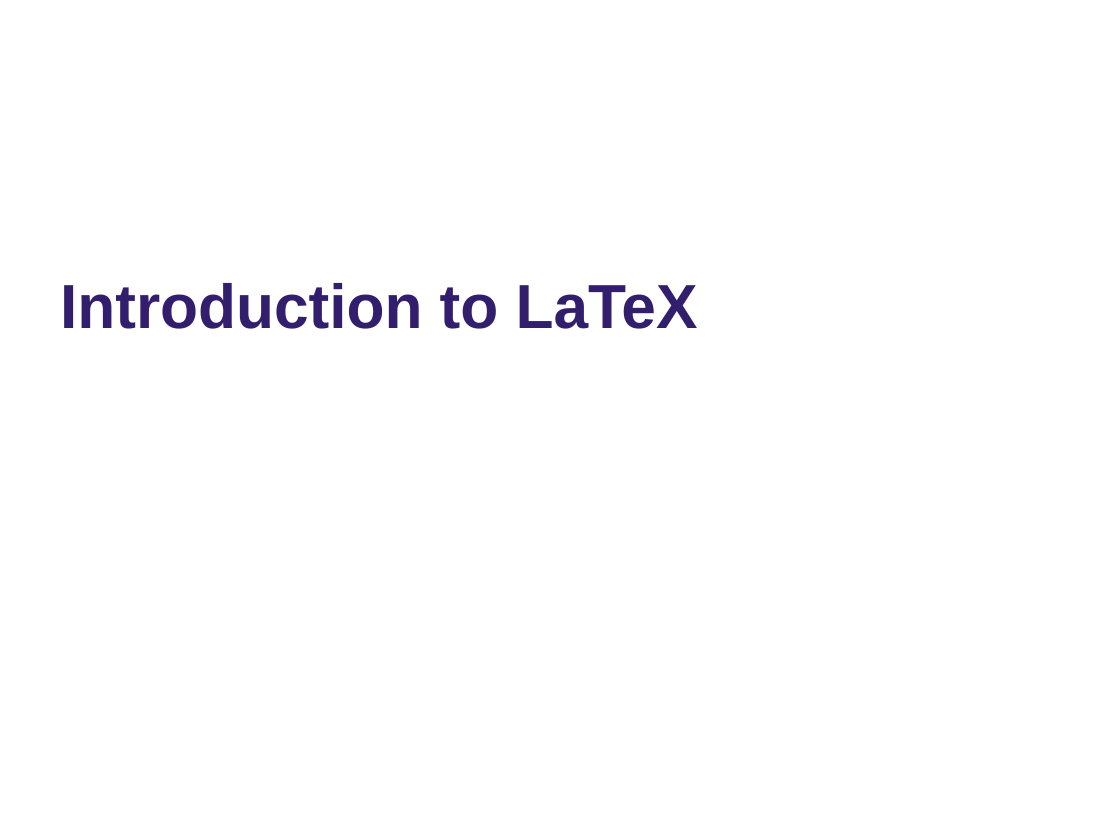
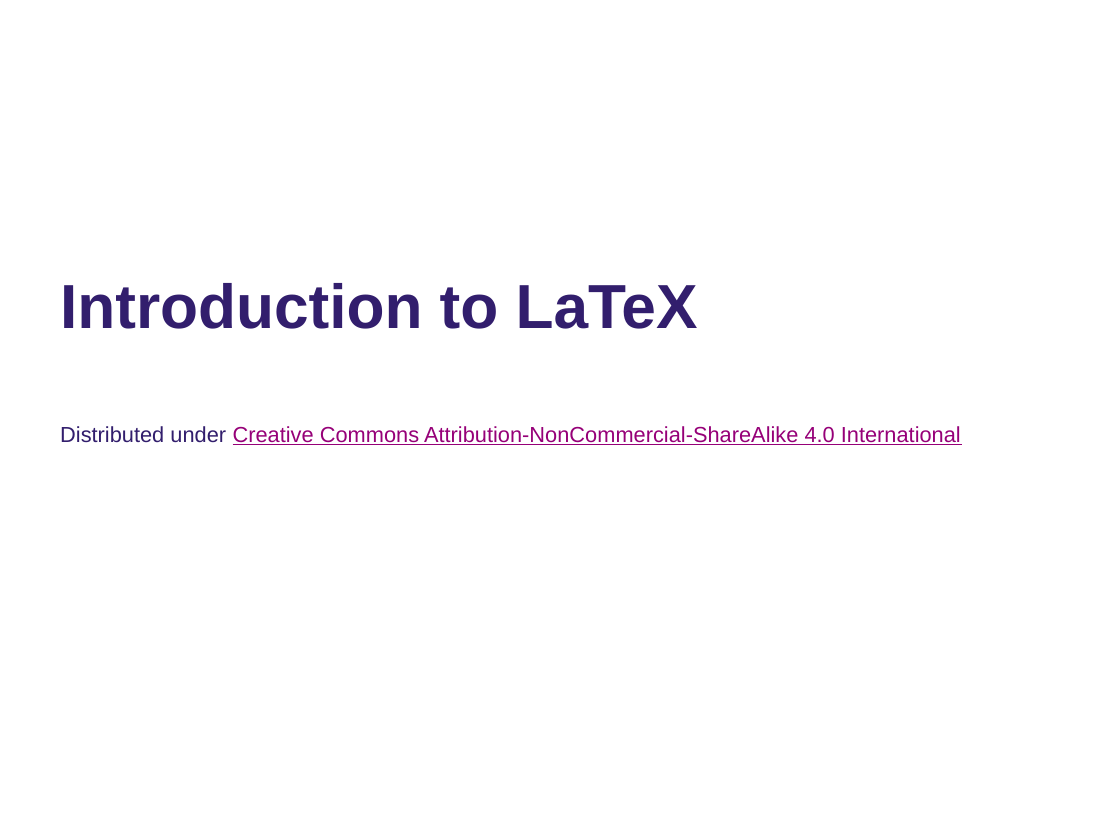
Before and after one commit to ImperialCollegeLondon/RCDS-introduction-to-latex, a slide deck: slide 25 of Intro to Latex Slides.pptx (slide 22 before the commit). Drawn at 1120x840 pixels with LibreOffice and Linux fonts; fonts in the diff are those of the drawing; background and template pictures are left out. Boxes give left, top, right and bottom in pixels: in the first picture for what was removed or moved away, otherwise in the second. Text is boxed around its words. In the diff, an @@ line names an element or a change of style, - is before the commit and + after.

```diff
--- a/Intro to Latex Slides.pptx
+++ b/Intro to Latex Slides.pptx
@@ subtitle added at bbox=[60, 426, 961, 445], 14 pt, text #960078, underline @@
+Distributed under Creative Commons Attribution-NonCommercial-ShareAlike 4.0 International
```
Also in this commit, not shown: 4 slides added, 1 slide removed.
